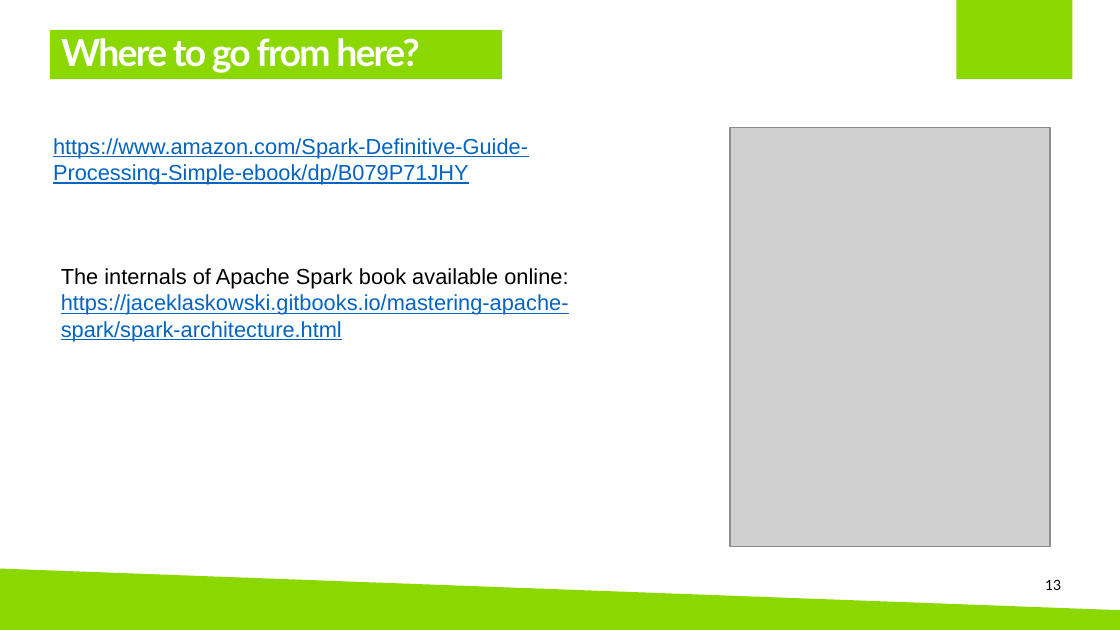
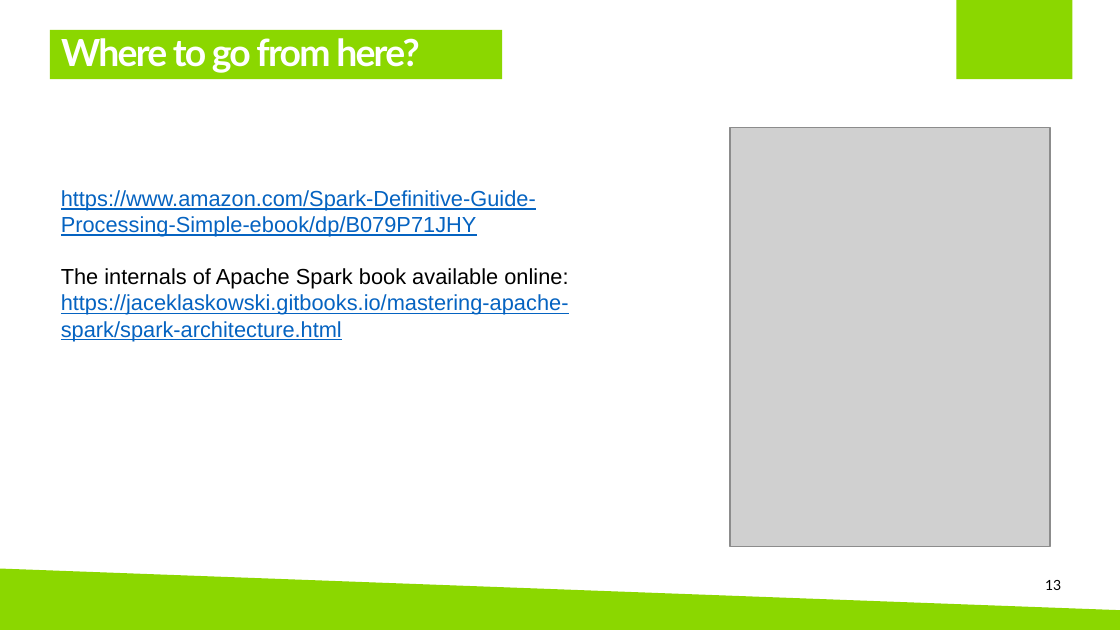
Before and after one commit to bogdannb/scala_spark_course, a slide deck: slide 13 of 4_Spark_Production/Spark_Production.pptx. Drawn at 1120x630 pixels with LibreOffice and Linux fonts; fonts in the diff are those of the drawing; grey boxes stand for pictures; background and template pictures are left out. Boxes give left, top, right and bottom in pixels: in the first picture for what was removed or moved away, otherwise in the second. Text is boxed around its words. In the diff, an @@ line names an element or a change of style, - is before the commit and + after.

```diff
--- a/4_Spark_Production/Spark_Production.pptx
+++ b/4_Spark_Production/Spark_Production.pptx
@@ text "https://www.amazon.com/Spark-Definitive-Guide-Processing-Sim ...": place and size @@
-text "https://www.amazon.com/Spark-Definitive-Guide-Processing-Sim ..." at box(53, 138, 528, 185)
+text "https://www.amazon.com/Spark-Definitive-Guide-Processing-Sim ..." at box(61, 190, 536, 237)
```
Also in this commit, not shown: 1 other slide changed.
